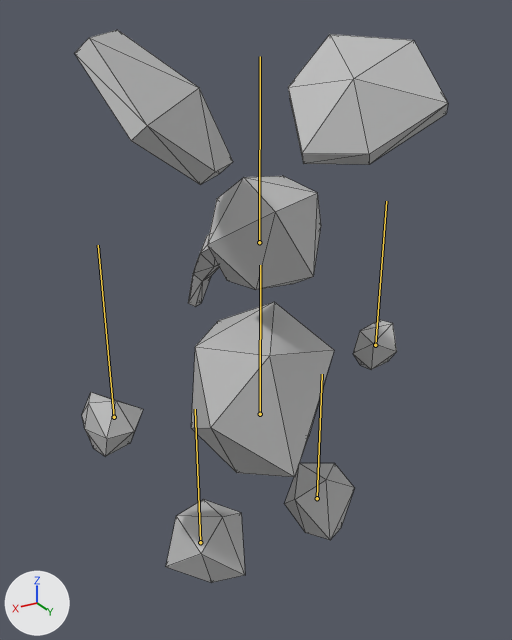
Before and after pictures for a commit that changed the FBX model fbx/npc_elephant.fbx.
One viewpoint serves both versions: a camera (50 mm lens) standing at (0.00995, 0.01632, 0.01138) and looking at (-0.00011, -0.00045, 0.00299). Arrows for +X, +Y and +Z are at lower left; the lights stay in place. The bones that bend it are drawn over the model as lines. Mesh edges are drawn as thin lines.

In view in the first picture: 'elefMesh'.
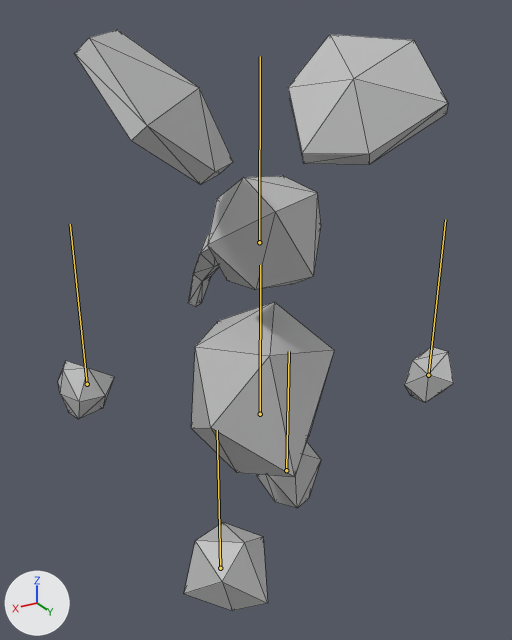
The newer file adds an action. The first version stands in its rest pose; the second is drawn at frame 4 of the action 'RUN'.

The change in detail:
Bone 'rightLeg' (bone_rightleg) moves from (0.0, 0.0, 0.0) to (0.0, 0.0, 0.193).
Bone 'leftLeg' (bone_leftleg) moves from (0.0, 0.0, 0.0) to (0.0, 0.0, -0.134).
Bone 'leftArm' (bone_leftarm) moves from (0.0, 0.0, 0.0) to (0.0, 0.0, 0.222).
Bone 'rightArm' (bone_rightarm) moves from (0.0, 0.0, 0.0) to (0.0, 0.0, -0.25).

Where the change shows, as pixel boxes [x1, y1, x2, y2] in the pictures (512 x 640 px):
'elefMesh', posed (6% wider)
    before: [75, 30, 448, 583]
    after: [58, 30, 454, 611]
bone 'rightLeg', root to tip
    before: (317, 498) to (322, 374)
    after: (286, 470) to (289, 351)
bone 'leftLeg', root to tip
    before: (200, 542) to (195, 409)
    after: (220, 568) to (217, 430)
bone 'leftArm', root to tip
    before: (114, 417) to (98, 245)
    after: (87, 384) to (70, 224)
bone 'rightArm', root to tip
    before: (375, 345) to (386, 201)
    after: (428, 375) to (445, 219)
